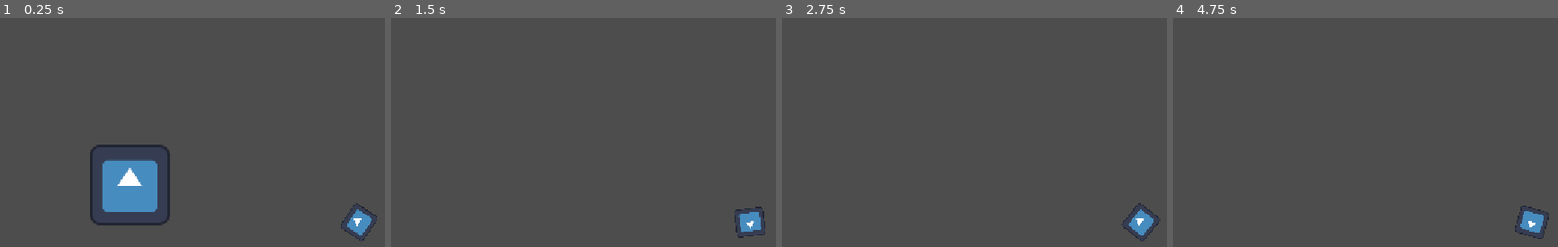
Above: before the commit, frames 1-4 (left to right).
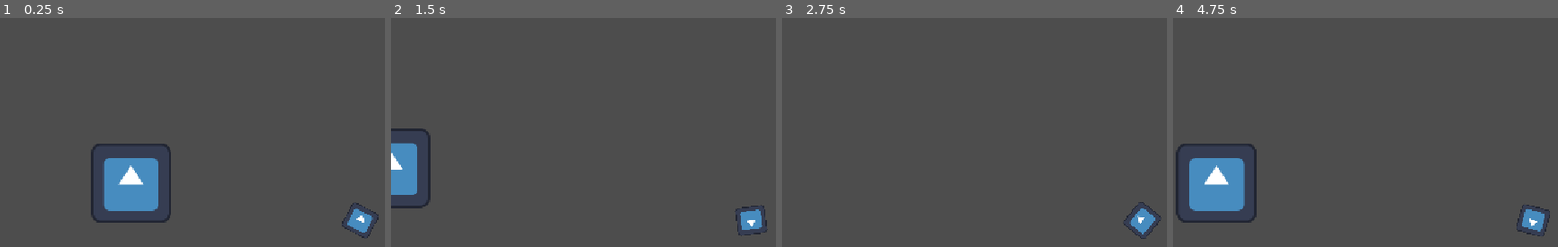
Above: after the commit, the same moments.

Repository: ToxicTheOne/old-Gamma-Death
Game: Godot game, scene res://scenes/main.tscn
Same seed, same stepped clock (60 frames per second), same inputs: the game is played once before the commit and once after it. The engine's default icon, where the game draws it, is replaced by a stand-in: a white triangle on a blue panel in a dark square.
Inputs (mouse positions are in pixels of both pictures, inside the frame that each line leads up to):
- Up to frame 1 (0.25 s): no input
- Up to frame 2 (1.5 s): move the mouse to (outside the picture) at 0.52 s; hold D (right) 0.53-1.28 s; tap Shift (dash) at 0.6, 1.35 s; move the mouse to (606, 240) at 1.27 s; hold S (down) from 1.28 s (still down)
- Up to frame 3 (2.75 s): move the mouse to (outside the picture) at 2.02 s; release S (down) at 2.03 s; press the mouse at (outside the picture) at 2.03 s; hold D (right) from 2.03 s (still down); tap Shift (dash) at 2.3 s
- Up to frame 4 (4.75 s): tap Enter at 2.75, 4.25 s; move the mouse to (outside the picture) at 2.77 s; release D (right) at 2.78 s; release the mouse at (outside the picture) at 2.78 s; hold W (up) 2.78-3.53 s; tap Shift (dash) at 2.85, 3.6, 4.55 s; tap Space at 3.5 s; move the mouse to (outside the picture) at 3.52 s; hold A (left) from 3.53 s (still down); move the mouse to (1315, 159) at 4.27 s; click (1315, 159) at 4.35 s

The runs differ from the first frame. In frame 1, 1.7% of the frame differs, in the area x 23-99%, y 54-98%; in frame 2, 2.4%; in frame 3, 0.3%; in frame 4, 4.7%, in the area x 0-98%, y 54-97%.
Error in both runs: Invalid access to property or key 'player_bullet_scene' on a base object of type 'Node2D'. (res://scenes/gun_component.gd:22)

Commit message:
Revert "dash mechanic"
This reverts commit 25f8c9b12398f8bb81c9209b1ce10fb85c09365e.

Diff:
--- a/scenes/dash_component.gd
+++ /dev/null
@@ -1,19 +0,0 @@
-extends Node2D
-
-
-@onready var dash_speed : int = Autoload.player_dash_speed
-@export var parent : Node2D
-
-func _ready():
-	parent = get_parent().get_parent().get_parent()
-
-
-func dash(direction):
-	var parent = get_parent().get_parent()
-	parent.remove_from_group("player")
-
-	parent.velocity.x = direction.x * dash_speed
-	parent.velocity.y = direction.y * dash_speed
-
-	await get_tree().create_timer(0.15).timeout
-	parent.add_to_group("player")
--- a/scenes/dash_component.tscn
+++ /dev/null
@@ -1,6 +0,0 @@
-[gd_scene load_steps=2 format=3 uid="uid://cq30kjomm5wu"]
-
-[ext_resource type="Script" uid="uid://c024oq7ovfnkh" path="res://scenes/dash_component.gd" id="1_at0bn"]
-
-[node name="DashComponent" type="Node2D"]
-script = ExtResource("1_at0bn")
--- a/scenes/enemy.tscn
+++ /dev/null
@@ -1,40 +0,0 @@
-[gd_scene load_steps=6 format=3 uid="uid://bgjyg5rgea31v"]
-
-[ext_resource type="PackedScene" uid="uid://b50i46kaw3eqm" path="res://scenes/actor..tscn" id="1_5uy6h"]
-[ext_resource type="Texture2D" uid="uid://qd4nxb4m55m0" path="res://icon.svg" id="2_c4w8v"]
-[ext_resource type="PackedScene" uid="uid://cpdqoh6tyydaf" path="res://scenes/movement_component.tscn" id="3_xwavj"]
-[ext_resource type="PackedScene" uid="uid://dhbbybw2usg46" path="res://scenes/gun_component.tscn" id="4_nenq2"]
-
-[sub_resource type="RectangleShape2D" id="RectangleShape2D_md484"]
-size = Vector2(18, 27)
-
-[node name="enemy" type="Node2D" groups=["Enemy"]]
-
-[node name="ActorComponent" parent="." node_paths=PackedStringArray("collision", "sprite") instance=ExtResource("1_5uy6h")]
-collision = NodePath("Collision")
-sprite = NodePath("sprite")
-
-[node name="Collision" type="CollisionShape2D" parent="ActorComponent"]
-position = Vector2(0, 2.38419e-07)
-scale = Vector2(2.93645, 1.60144)
-shape = SubResource("RectangleShape2D_md484")
-
-[node name="Camera2D" type="Camera2D" parent="ActorComponent"]
-position = Vector2(1.99994, -3.00003)
-scale = Vector2(6.14126, 25.1323)
-
-[node name="sprite" type="Sprite2D" parent="ActorComponent"]
-scale = Vector2(0.372476, 0.351827)
-texture = ExtResource("2_c4w8v")
-
-[node name="MovementComponent" parent="ActorComponent" node_paths=PackedStringArray("actor", "dash_component") instance=ExtResource("3_xwavj")]
-actor = NodePath("")
-dash_component = NodePath("")
-
-[node name="GunComponent" parent="ActorComponent" node_paths=PackedStringArray("raycast") instance=ExtResource("4_nenq2")]
-position = Vector2(6, -3)
-rotation = -7.80837
-scale = Vector2(-0.207604, 0.517808)
-raycast = NodePath("RayCast2D")
-
-[node name="RayCast2D" type="RayCast2D" parent="ActorComponent/GunComponent"]
--- a/scenes/main.tscn
+++ b/scenes/main.tscn
@@ -1,10 +1,7 @@
-[gd_scene load_steps=4 format=3 uid="uid://c4q8vmnh8t5yn"]
+[gd_scene load_steps=3 format=3 uid="uid://c4q8vmnh8t5yn"]
 
 [ext_resource type="PackedScene" uid="uid://b16onf3pbgn8a" path="res://scenes/player.tscn" id="1_o5qli"]
 [ext_resource type="Texture2D" uid="uid://qd4nxb4m55m0" path="res://icon.svg" id="2_0wfyh"]
-
-[sub_resource type="RectangleShape2D" id="RectangleShape2D_0wfyh"]
-size = Vector2(20.4822, 22.3828)
 
 [node name="Main" type="Node2D"]
 
@@ -14,10 +11,3 @@
 [node name="Icon" type="Sprite2D" parent="."]
 position = Vector2(149, 215)
 texture = ExtResource("2_0wfyh")
-
-[node name="StaticBody2D" type="StaticBody2D" parent="."]
-
-[node name="CollisionShape2D" type="CollisionShape2D" parent="StaticBody2D"]
-position = Vector2(146.426, 216.361)
-scale = Vector2(5.91481, 5.57226)
-shape = SubResource("RectangleShape2D_0wfyh")
--- a/scenes/player.tscn
+++ b/scenes/player.tscn
@@ -1,40 +1,37 @@
-[gd_scene load_steps=7 format=3 uid="uid://b16onf3pbgn8a"]
+[gd_scene load_steps=6 format=3 uid="uid://b16onf3pbgn8a"]
 
 [ext_resource type="PackedScene" uid="uid://b50i46kaw3eqm" path="res://scenes/actor..tscn" id="1_3vyb7"]
 [ext_resource type="Texture2D" uid="uid://qd4nxb4m55m0" path="res://icon.svg" id="2_g2els"]
 [ext_resource type="PackedScene" uid="uid://cpdqoh6tyydaf" path="res://scenes/movement_component.tscn" id="3_qhqgy"]
 [ext_resource type="PackedScene" uid="uid://dhbbybw2usg46" path="res://scenes/gun_component.tscn" id="4_dqkch"]
-[ext_resource type="PackedScene" uid="uid://cq30kjomm5wu" path="res://scenes/dash_component.tscn" id="4_qlg0r"]
 
 [sub_resource type="RectangleShape2D" id="RectangleShape2D_g2els"]
 size = Vector2(18, 27)
 
 [node name="Player" type="Node2D" groups=["Player"]]
 
-[node name="ActorComponent" parent="." node_paths=PackedStringArray("collision", "sprite", "gun_conponent", "movement_component") instance=ExtResource("1_3vyb7")]
+[node name="ActorComponent" parent="." node_paths=PackedStringArray("collision", "sprite_face", "gun_conponent", "movement_component") instance=ExtResource("1_3vyb7")]
 collision = NodePath("Collision")
-sprite = NodePath("sprite")
+sprite_face = NodePath("face")
 gun_conponent = NodePath("GunComponent")
 movement_component = NodePath("MovementComponent")
 
+[node name="Camera2D" type="Camera2D" parent="ActorComponent"]
+position = Vector2(-516, -275)
+scale = Vector2(6.14126, 25.1323)
+
 [node name="Collision" type="CollisionShape2D" parent="ActorComponent"]
-position = Vector2(0, 2.38419e-07)
-scale = Vector2(2.93645, 1.60144)
 shape = SubResource("RectangleShape2D_g2els")
 
-[node name="Camera2D" type="Camera2D" parent="ActorComponent"]
-position = Vector2(1.99994, -3.00003)
-scale = Vector2(6.14126, 25.1323)
-
-[node name="sprite" type="Sprite2D" parent="ActorComponent"]
+[node name="face" type="Sprite2D" parent="ActorComponent"]
 scale = Vector2(0.372476, 0.351827)
 texture = ExtResource("2_g2els")
 
-[node name="MovementComponent" parent="ActorComponent" node_paths=PackedStringArray("actor", "dash_component") instance=ExtResource("3_qhqgy")]
+[node name="MovementComponent" parent="ActorComponent" node_paths=PackedStringArray("legs", "actor") instance=ExtResource("3_qhqgy")]
+legs = NodePath("legs")
 actor = NodePath("..")
-dash_component = NodePath("DashComponent")
 
-[node name="DashComponent" parent="ActorComponent/MovementComponent" instance=ExtResource("4_qlg0r")]
+[node name="legs" type="Sprite2D" parent="ActorComponent/MovementComponent"]
 
 [node name="GunComponent" parent="ActorComponent" node_paths=PackedStringArray("raycast") instance=ExtResource("4_dqkch")]
 position = Vector2(6, -3)
--- a/scripts/actor.gd
+++ b/scripts/actor.gd
@@ -2,7 +2,7 @@
 
 # Nodes
 @export var collision: CollisionShape2D
-@export var sprite : Sprite2D
+@export var sprite_face: Sprite2D
 
 # Conponents
 @export var gun_conponent : Node2D
@@ -15,7 +15,7 @@
 
 
 func _physics_process(_delta: float) -> void:
-	sprite.look_at(get_global_mouse_position())
+	sprite_face.look_at(get_global_mouse_position())
 	move_and_slide()
 
 func _ready() -> void:
--- a/scripts/autoload.gd
+++ b/scripts/autoload.gd
@@ -4,9 +4,8 @@
 @onready var player_max_health : float = 100
 @onready var player_curremt_health : float
 @onready var player_speed : int = 300
-@onready var player_dash_speed : int = 1000
+@onready var player_dash_speed : int
 @onready var shoot_wait_time : float = 0.35
-@onready var dash_wait_time : float = 2
 
 const wavelenghts : Dictionary = {
 	"radio" : [1],
--- a/scripts/movement_component.gd
+++ b/scripts/movement_component.gd
@@ -1,37 +1,15 @@
 extends Node2D
 
-# Nodes
+ # Nodes
+@export var legs : Sprite2D
 @export var actor : CharacterBody2D
-
-
-# Components
-@export var dash_component : Node = null
 
 # Variables
 @onready var speed : int
-@onready var can_dash : bool
-
-
-func _ready() -> void:
-	if dash_component == null:
-		can_dash = false
-	elif dash_component != null:
-		can_dash = true
+@export var dash_component : Node = null
 
 func _physics_process(_delta: float) -> void:
 	actor.velocity.x = Input.get_axis("left", "right") * speed
 	actor.velocity.y = Input.get_axis("up", "down") * speed
 
 	actor.velocity = lerp(actor.get_real_velocity(), actor.velocity, 0.1)
-
-	if Input.is_action_just_pressed("dash") and can_dash:
-		if not Input.get_axis("left","right") and not Input.get_axis("up", "down"):
-			return
-		var direction : Vector2
-		can_dash = false
-		direction.x = Input.get_axis("left", "right") * 2
-		direction.y = Input.get_axis("up", "down") * 2
-
-		dash_component.dash(direction)
-		await get_tree().create_timer(Autoload.dash_wait_time).timeout
-		can_dash = true
Not shown, removed: scenes/dash_component.gd.uid
